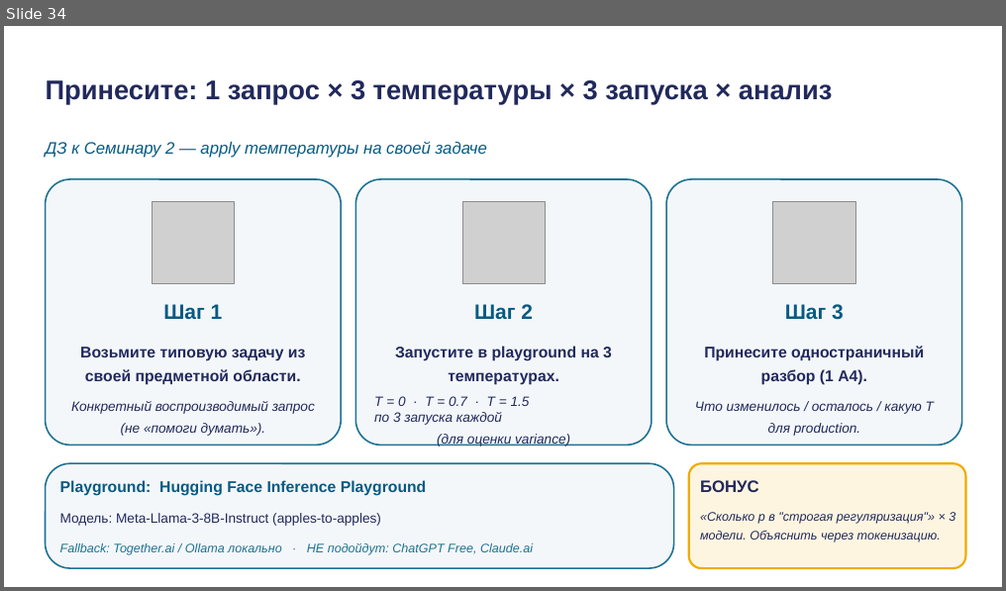
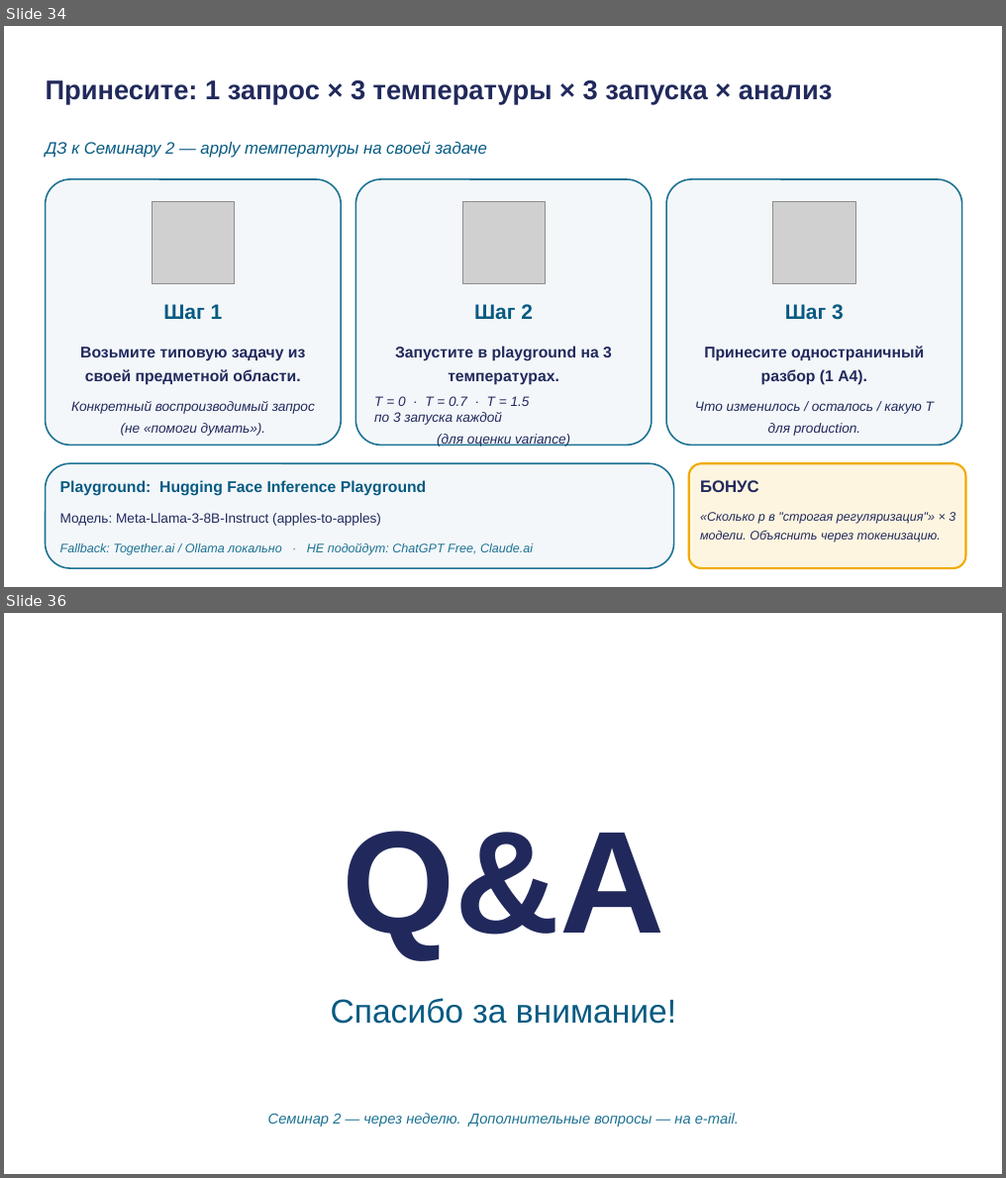
Before and after one commit to tellina-study/AI-usage-lessons, a slide deck: library/lectures/lec-02/rendered/lec-02.pptx. Shown one above the other, each under a label of ours: slide 34 before the commit, slides 34 and 36 after it; the slides between them are not shown. The pictures are 1006x591 and 1006x1178 pixels, drawn with LibreOffice and Linux fonts; fonts in the diff are those of the drawing; grey boxes stand for pictures. Boxes give left, top, right and bottom in pixels: in the first picture for what was removed or moved away, otherwise in the second. Text is boxed around its words. In the diff, an @@ line names an element or a change of style, - is before the commit and + after.

```diff
--- a/library/lectures/lec-02/rendered/lec-02.pptx
+++ b/library/lectures/lec-02/rendered/lec-02.pptx
@@ slide 36 added at [4, 613, 1002, 1174], background #FFFFFF @@
@@ text added at [342, 831, 665, 959], 140 pt, text #21295C, bold @@
+Q&A
@@ text added at [331, 998, 676, 1024], 32 pt, text #065A82 @@
+Спасибо за внимание!
@@ text added at [268, 1113, 739, 1127], 14 pt, text #1C7293, italic @@
+Семинар 2 — через неделю. Дополнительные вопросы — на e-mail.
```
Also in this commit, not shown: 7 slides changed, 16 other files.
